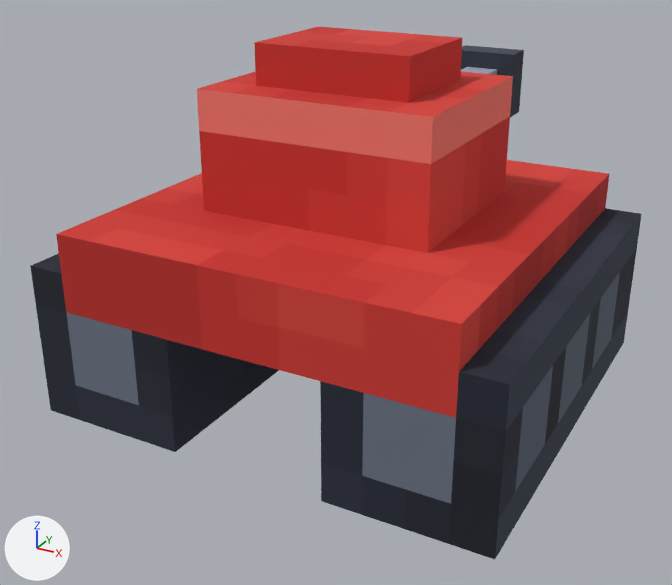
An edit to the glTF model public/assets/models/units/ltank_red.glb, drawn before and after from the same camera.
Before and after are seen from a camera (50 mm lens) standing at (0.652, -1.26, 0.775) and looking at (-0.054, 0.023, 0.134). Arrows for +X, +Y and +Z are at lower left; the lights stay in place. The first picture is the older version.

The first picture shows 'barrel', 'chassis', 'hull', 'turret'.
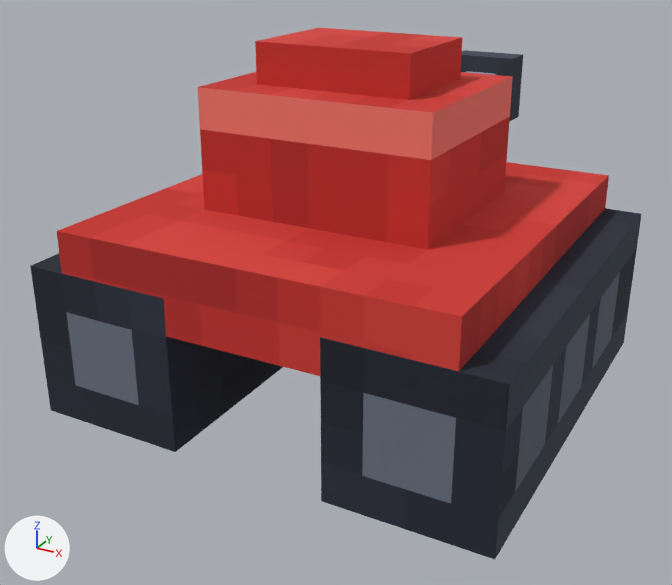
Where the change shows, as pixel boxes (x1, y1, x2, y2) in the pictures (672 x 585 px):
'chassis', recoloured: (56, 238, 579, 428) in both
'hull', recoloured, turned: before (56, 160, 609, 418); after (57, 162, 609, 376)
'turret', recoloured, turned: before (197, 27, 513, 253); after (198, 28, 513, 249)
'barrel', turned, recoloured: before (461, 45, 524, 117); after (461, 50, 523, 122)

What the commit changed:
Picture 'look' (img_look) is new.
Material 'look' (mat_look) is new.
Its texture is img_look.
Its roughness is 1.0.
me_chassis_rigid_batch has 16 vertices, 24 faces and spans x -0.375..0.375, y -0.344..0.344, z -0.125..0.125.
me_chassis_rigid_batch no longer uses material mat_paint (picture img_paint).
me_chassis_rigid_batch gains material mat_look (picture img_look).
me_hull_rigid_batch has 8 vertices, 12 faces and spans x -0.312..0.312, y -0.344..0.344, z 0.0..0.125.
me_hull_rigid_batch no longer uses material mat_paint (picture img_paint).
me_hull_rigid_batch gains material mat_look (picture img_look).
me_turret_rigid_batch has 16 vertices, 22 faces and spans x -0.188..0.188, y -0.156..0.156, z 0.0..0.25.
me_turret_rigid_batch no longer uses material mat_paint (picture img_paint).
me_turret_rigid_batch gains material mat_look (picture img_look).
me_barrel_rigid_batch has 16 vertices, 22 faces and spans x -0.062..0.062, y 0.0..0.438, z -0.062..0.062.
me_barrel_rigid_batch no longer uses material mat_paint (picture img_paint).
me_barrel_rigid_batch gains material mat_look (picture img_look).
Object 'hull' (ob_hull) turns from (0.1, 0, 0) to (-0.9, -0.5, 0) degrees about x, y and z.
